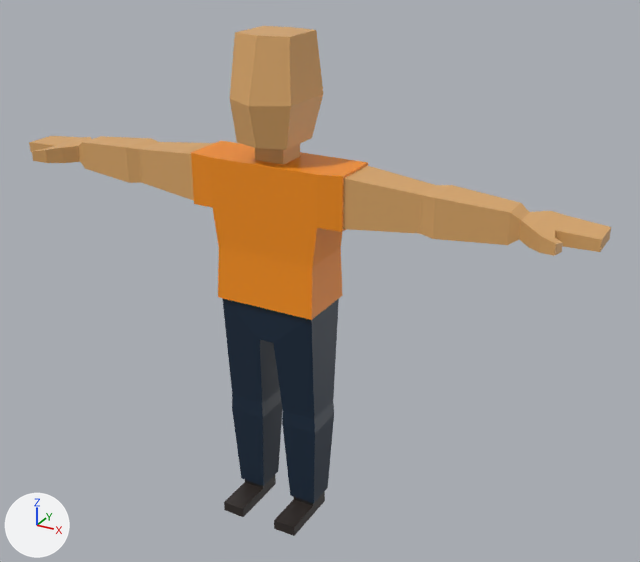
The glTF model assets/player/playerchar.glb as it was, and as the next commit left it.
One viewpoint serves both versions: a 50 mm lens placed at (1.473, -2.394, 2.097), pointed at (0.125, 0.057, 0.872). The axes (+X, +Y, +Z) are drawn at lower left. The lights are the same throughout. Vertices at the same position are counted once.
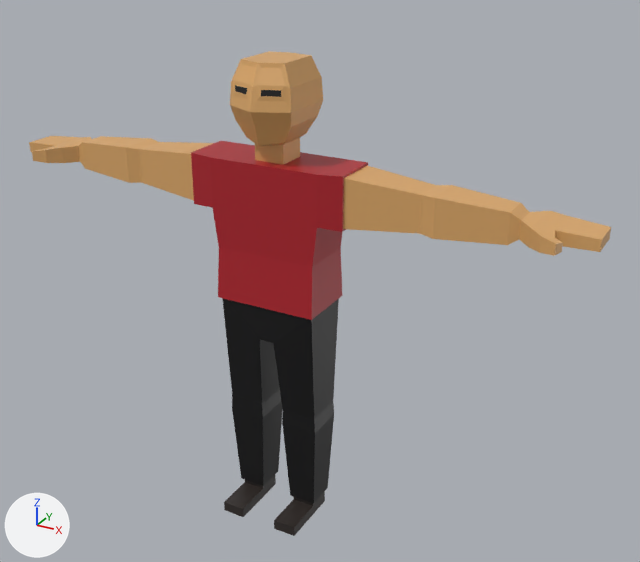
Changed parts and their boxes [x1, y1, x2, y2] in the pictures (640 x 562 px):
'Cube', reshaped
    before: [29, 26, 611, 536]
    after: [29, 51, 611, 536]
part 1 of me_cube, built on
    before: [230, 26, 323, 150]
    after: [230, 51, 323, 146]
part 2 of me_cube, surface changed
    both: [191, 141, 368, 503]

Patch to the scene script:
```diff
--- a/assets/player/playerchar.glb.py
+++ b/assets/player/playerchar.glb.py
@@ me_cube @@
 # used by ob_cube; location = (0.0, 0.0, 0.815)
-me_cube.from_pydata(...)  # 218 vertices, 432 faces; spans x -1.06..1.06, y -0.18..0.12, z -0.85..0.89
+me_cube.from_pydata(...)  # 250 vertices, 496 faces; spans x -1.06..1.06, y -0.18..0.12, z -0.85..0.81
+# me_cube part 1
+# 16 vertices are removed from x -0.11..0.11, y -0.16..0.12, z 0.55..0.89
+# 39 faces are deleted
+# 1 vertex moves from x 0.09, y -0.1, z 0.55 to x 0.07, y -0.07, z 0.56
+# 48 vertices are added at x -0.11..0.11, y -0.15..0.12, z 0.56..0.81
+# 103 new faces join them
+# me_cube part 2: 164 kept faces spanning x -0.28..0.28, y -0.11..0.11, z -0.79..0.49 get new texture (UV) coordinates
 me_cube.materials.append(mat_material)
```
